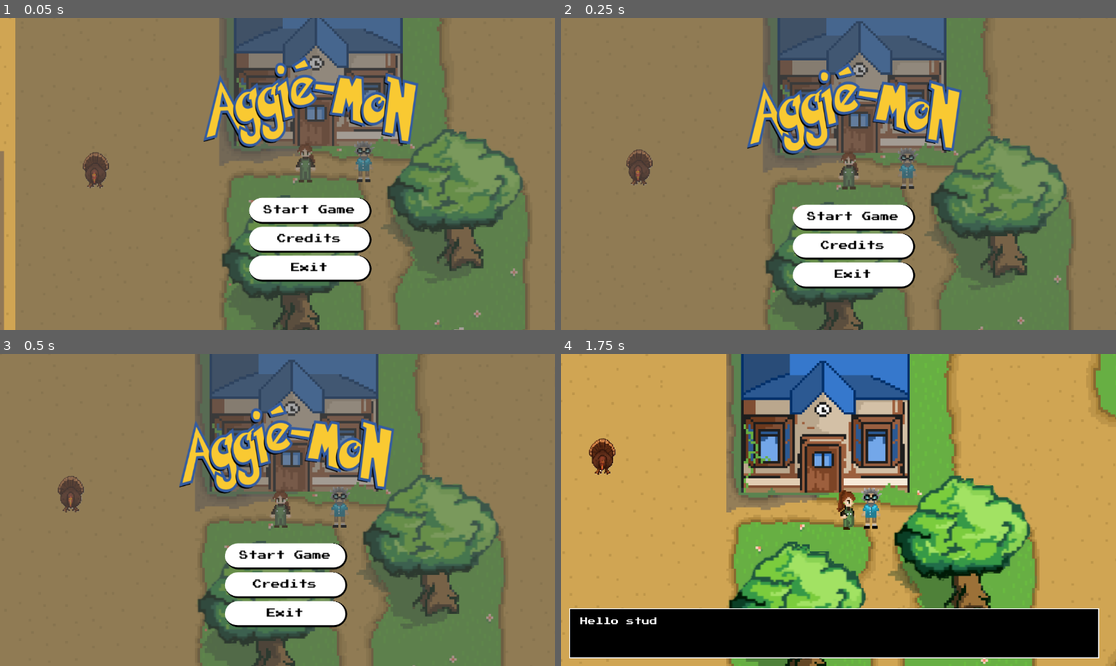
Above: before the commit, frames 1-4 (two rows, left to right).
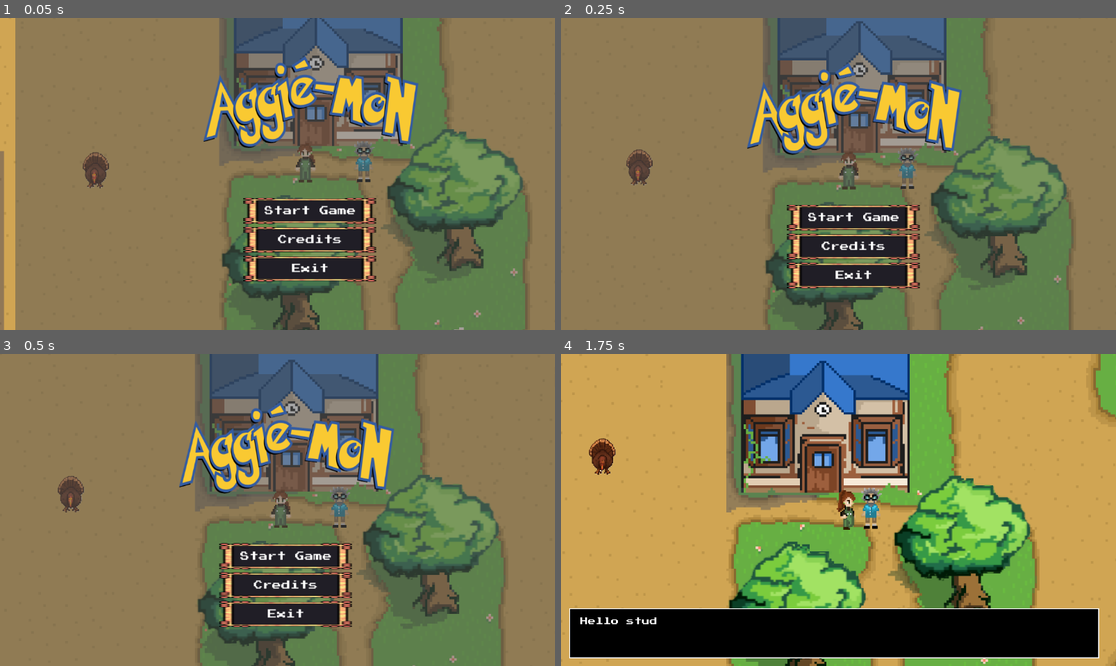
Above: after the commit, the same moments.

Repository: DrewCoding/179-Final-Project
Game: Godot game, scene res://Scenes/new_map_test.tscn
The game is run twice, just before and just after one commit, with the same random seed, the same clock (stepped at 60 frames per second) and the same inputs.
Inputs:
- Up to frame 1 (0.05 s): no input
- Up to frame 2 (0.25 s): no input
- Up to frame 3 (0.5 s): no input
- Up to frame 4 (1.75 s): click "Start Game" at 0.5 s; hold D (right) from 1.28 s (still down); tap Space (Level Up) at 1.35 s; tap G (shop) at 1.52 s

The runs differ from the first frame. In frame 1, 5.8% of the frame differs, in the area x 43-68%, y 57-85%; in frame 2, 5.8%; in frame 3, 5.8%; in frame 4, nothing differs.

Commit message:
MD summary and more UI changes

Diff:
--- a/aggiemon/Scenes/battle_set_up.tscn
+++ b/aggiemon/Scenes/battle_set_up.tscn
@@ -276,6 +276,7 @@
 expand_mode = 1
 
 [node name="DialogueBox" type="TextureRect" parent="."]
+visible = false
 offset_left = 23.0
 offset_top = 407.0
 offset_right = 1067.0
--- a/aggiemon/Scenes/startmenu.tscn
+++ b/aggiemon/Scenes/startmenu.tscn
@@ -1,8 +1,9 @@
-[gd_scene load_steps=10 format=3 uid="uid://byabee5b75k5u"]
+[gd_scene load_steps=12 format=3 uid="uid://byabee5b75k5u"]
 
 [ext_resource type="Texture2D" uid="uid://6b85hqg7x8s4" path="res://Assets/download.png" id="1_62a3i"]
 [ext_resource type="Script" uid="uid://ceanobwe7fkpq" path="res://Scripts/startmenu.gd" id="1_bk022"]
 [ext_resource type="FontFile" uid="uid://ci7nxp58uafet" path="res://UI/PressStart2P.ttf" id="1_n8kcp"]
+[ext_resource type="Texture2D" uid="uid://d1u12qgr5l4xt" path="res://UI/Custom Border and Panels Menu All Part/base_atlas_texture.tres" id="4_8ncr7"]
 
 [sub_resource type="StyleBoxFlat" id="StyleBoxFlat_bk022"]
 bg_color = Color(0.33333334, 0.33333334, 0.33333334, 0.52156866)
@@ -10,35 +11,14 @@
 [sub_resource type="StyleBoxTexture" id="StyleBoxTexture_8ncr7"]
 texture = ExtResource("1_62a3i")
 
-[sub_resource type="StyleBoxFlat" id="StyleBoxFlat_62a3i"]
-bg_color = Color(1, 1, 1, 1)
-border_width_right = 4
-border_width_bottom = 4
-border_color = Color(0, 0, 0, 1)
-corner_radius_top_left = 30
-corner_radius_top_right = 30
-corner_radius_bottom_right = 30
-corner_radius_bottom_left = 30
-
-[sub_resource type="StyleBoxFlat" id="StyleBoxFlat_8ncr7"]
-bg_color = Color(0.7539839, 0.75398386, 0.75398386, 1)
-border_width_right = 4
-border_width_bottom = 4
-border_color = Color(0, 0, 0, 1)
-corner_radius_top_left = 30
-corner_radius_top_right = 30
-corner_radius_bottom_right = 30
-corner_radius_bottom_left = 30
-
-[sub_resource type="StyleBoxFlat" id="StyleBoxFlat_ll232"]
-bg_color = Color(0.629675, 0.6296747, 0.6296747, 1)
-border_width_right = 4
-border_width_bottom = 4
-border_color = Color(0, 0, 0, 1)
-corner_radius_top_left = 30
-corner_radius_top_right = 30
-corner_radius_bottom_right = 30
-corner_radius_bottom_left = 30
+[sub_resource type="StyleBoxEmpty" id="StyleBoxEmpty_8ncr7"]
+
+[sub_resource type="StyleBoxFlat" id="StyleBoxFlat_10h45"]
+bg_color = Color(0.6, 0.6, 0.6, 0.26666668)
+
+[sub_resource type="StyleBoxEmpty" id="StyleBoxEmpty_ll232"]
+
+[sub_resource type="StyleBoxEmpty" id="StyleBoxEmpty_fjt2q"]
 
 [sub_resource type="StyleBoxEmpty" id="StyleBoxEmpty_10h45"]
 
@@ -109,49 +89,74 @@
 [node name="Button" type="Button" parent="VBoxContainer"]
 layout_mode = 2
 size_flags_vertical = 3
-theme_override_colors/font_color = Color(0, 0, 0, 1)
-theme_override_colors/font_focus_color = Color(0, 0, 0, 1)
-theme_override_colors/font_pressed_color = Color(0, 0, 0, 1)
-theme_override_colors/font_hover_color = Color(0, 0, 0, 1)
-theme_override_fonts/font = ExtResource("1_n8kcp")
-theme_override_font_sizes/font_size = 19
-theme_override_styles/normal = SubResource("StyleBoxFlat_62a3i")
-theme_override_styles/pressed = SubResource("StyleBoxFlat_8ncr7")
-theme_override_styles/hover = SubResource("StyleBoxFlat_ll232")
-theme_override_styles/focus = SubResource("StyleBoxEmpty_10h45")
+theme_override_colors/font_color = Color(1, 1, 1, 1)
+theme_override_fonts/font = ExtResource("1_n8kcp")
+theme_override_font_sizes/font_size = 19
+theme_override_styles/normal = SubResource("StyleBoxEmpty_8ncr7")
+theme_override_styles/hover = SubResource("StyleBoxFlat_10h45")
 text = "Start Game"
 
+[node name="TextureRect" type="TextureRect" parent="VBoxContainer/Button"]
+show_behind_parent = true
+layout_mode = 1
+anchors_preset = 15
+anchor_right = 1.0
+anchor_bottom = 1.0
+offset_left = -12.0
+offset_right = 10.0
+grow_horizontal = 2
+grow_vertical = 2
+texture = ExtResource("4_8ncr7")
+expand_mode = 1
+
 [node name="Button3" type="Button" parent="VBoxContainer"]
 layout_mode = 2
 size_flags_vertical = 3
-theme_override_colors/font_color = Color(0, 0, 0, 1)
-theme_override_colors/font_focus_color = Color(0, 0, 0, 1)
-theme_override_colors/font_pressed_color = Color(0, 0, 0, 1)
-theme_override_colors/font_hover_color = Color(0, 0, 0, 1)
-theme_override_fonts/font = ExtResource("1_n8kcp")
-theme_override_font_sizes/font_size = 19
-theme_override_styles/normal = SubResource("StyleBoxFlat_62a3i")
-theme_override_styles/pressed = SubResource("StyleBoxFlat_8ncr7")
-theme_override_styles/hover = SubResource("StyleBoxFlat_ll232")
-theme_override_styles/focus = SubResource("StyleBoxEmpty_10h45")
+theme_override_colors/font_color = Color(1, 1, 1, 1)
+theme_override_fonts/font = ExtResource("1_n8kcp")
+theme_override_font_sizes/font_size = 19
+theme_override_styles/normal = SubResource("StyleBoxEmpty_ll232")
+theme_override_styles/hover = SubResource("StyleBoxFlat_10h45")
 text = "Credits"
 
+[node name="TextureRect" type="TextureRect" parent="VBoxContainer/Button3"]
+show_behind_parent = true
+layout_mode = 1
+anchors_preset = 15
+anchor_right = 1.0
+anchor_bottom = 1.0
+offset_left = -12.0
+offset_right = 10.0
+grow_horizontal = 2
+grow_vertical = 2
+texture = ExtResource("4_8ncr7")
+expand_mode = 1
+
 [node name="Button2" type="Button" parent="VBoxContainer"]
 layout_mode = 2
 size_flags_vertical = 3
-theme_override_colors/font_color = Color(0, 0, 0, 1)
-theme_override_colors/font_focus_color = Color(0, 0, 0, 1)
-theme_override_colors/font_pressed_color = Color(0, 0, 0, 1)
-theme_override_colors/font_hover_color = Color(0, 0, 0, 1)
-theme_override_fonts/font = ExtResource("1_n8kcp")
-theme_override_font_sizes/font_size = 19
-theme_override_styles/normal = SubResource("StyleBoxFlat_62a3i")
-theme_override_styles/pressed = SubResource("StyleBoxFlat_8ncr7")
-theme_override_styles/hover = SubResource("StyleBoxFlat_ll232")
-theme_override_styles/focus = SubResource("StyleBoxEmpty_10h45")
+theme_override_colors/font_color = Color(1, 1, 1, 1)
+theme_override_fonts/font = ExtResource("1_n8kcp")
+theme_override_font_sizes/font_size = 19
+theme_override_styles/normal = SubResource("StyleBoxEmpty_fjt2q")
+theme_override_styles/hover = SubResource("StyleBoxFlat_10h45")
 text = "Exit"
 
+[node name="TextureRect" type="TextureRect" parent="VBoxContainer/Button2"]
+show_behind_parent = true
+layout_mode = 1
+anchors_preset = 15
+anchor_right = 1.0
+anchor_bottom = 1.0
+offset_left = -12.0
+offset_right = 10.0
+grow_horizontal = 2
+grow_vertical = 2
+texture = ExtResource("4_8ncr7")
+expand_mode = 1
+
 [node name="Credits" type="Control" parent="."]
+visible = false
 layout_mode = 1
 anchors_preset = 15
 anchor_right = 1.0
@@ -232,17 +237,25 @@
 offset_right = 702.0
 offset_bottom = 600.0
 size_flags_vertical = 3
-theme_override_colors/font_color = Color(0, 0, 0, 1)
-theme_override_colors/font_focus_color = Color(0, 0, 0, 1)
-theme_override_colors/font_pressed_color = Color(0, 0, 0, 1)
-theme_override_colors/font_hover_color = Color(0, 0, 0, 1)
-theme_override_fonts/font = ExtResource("1_n8kcp")
-theme_override_font_sizes/font_size = 19
-theme_override_styles/normal = SubResource("StyleBoxFlat_62a3i")
-theme_override_styles/pressed = SubResource("StyleBoxFlat_8ncr7")
-theme_override_styles/hover = SubResource("StyleBoxFlat_ll232")
-theme_override_styles/focus = SubResource("StyleBoxEmpty_10h45")
+theme_override_colors/font_color = Color(1, 1, 1, 1)
+theme_override_fonts/font = ExtResource("1_n8kcp")
+theme_override_font_sizes/font_size = 19
+theme_override_styles/normal = SubResource("StyleBoxEmpty_10h45")
+theme_override_styles/hover = SubResource("StyleBoxFlat_10h45")
 text = "Back"
+
+[node name="TextureRect" type="TextureRect" parent="Credits/Button"]
+show_behind_parent = true
+layout_mode = 1
+anchors_preset = 15
+anchor_right = 1.0
+anchor_bottom = 1.0
+offset_left = -12.0
+offset_right = 10.0
+grow_horizontal = 2
+grow_vertical = 2
+texture = ExtResource("4_8ncr7")
+expand_mode = 1
 
 [connection signal="pressed" from="VBoxContainer/Button" to="." method="_on_start_pressed"]
 [connection signal="pressed" from="VBoxContainer/Button3" to="." method="_on_credits_pressed"]
Not shown, changed: AggieProjectDocument.md
